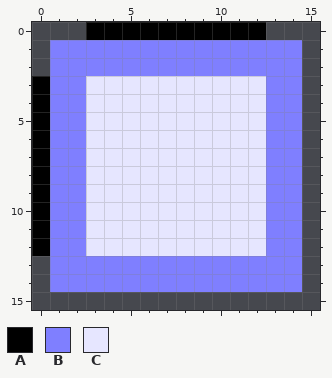
One commit to this pixel-art file: raw/ui-ase/panel.9.aseprite. Above is the file before it was changed.
16x16 pixels, 1 frame.
Palette (. is transparent): A #000000  B #7f7fff  C #e6e6ff
Pixels before, first column x 0:
 0 ...AAAAAAAAAA..
 1 .BBBBBBBBBBBBBB
 2 .BBBBBBBBBBBBBB
 3 ABBCCCCCCCCCCBB
 4 ABBCCCCCCCCCCBB
 5 ABBCCCCCCCCCCBB
 6 ABBCCCCCCCCCCBB
 7 ABBCCCCCCCCCCBB
 8 ABBCCCCCCCCCCBB
 9 ABBCCCCCCCCCCBB
10 ABBCCCCCCCCCCBB
11 ABBCCCCCCCCCCBB
12 ABBCCCCCCCCCCBB
13 .BBBBBBBBBBBBBB
14 .BBBBBBBBBBBBBB
And afterwards:
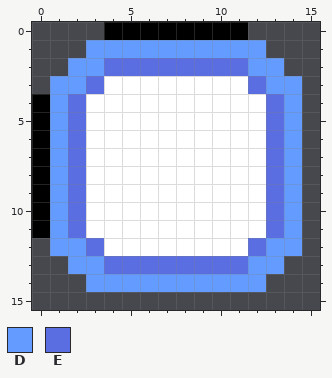
Colours new in this view: D #639bff  E #5b6ee1
The edit:
colour C: #e6e6ff -> #ffffff
Changed rows in their new state; - is a pixel that keeps its letter.
first column x 0:
 0 ---.--------.--
 1 -..DDDDDDDDDD..
 2 -.DDEEEEEEEEDD.
 3 .DDE--------EDD
 4 -DE----------ED
 5 -DE----------ED
 6 -DE----------ED
 7 -DE----------ED
 8 -DE----------ED
 9 -DE----------ED
10 -DE----------ED
11 -DE----------ED
12 .DDE--------EDD
13 -.DDEEEEEEEEDD.
14 -..DDDDDDDDDD..
